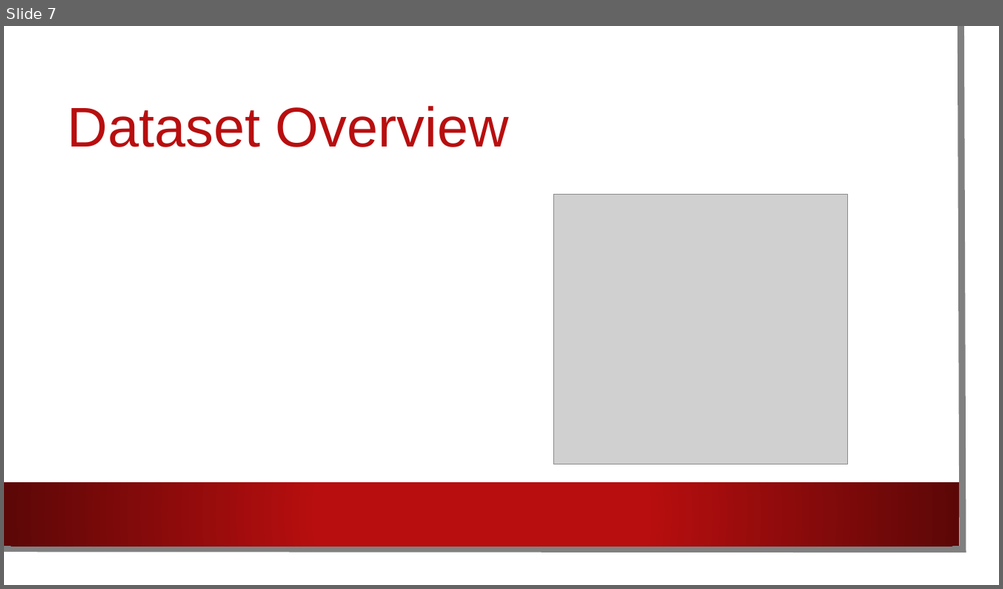
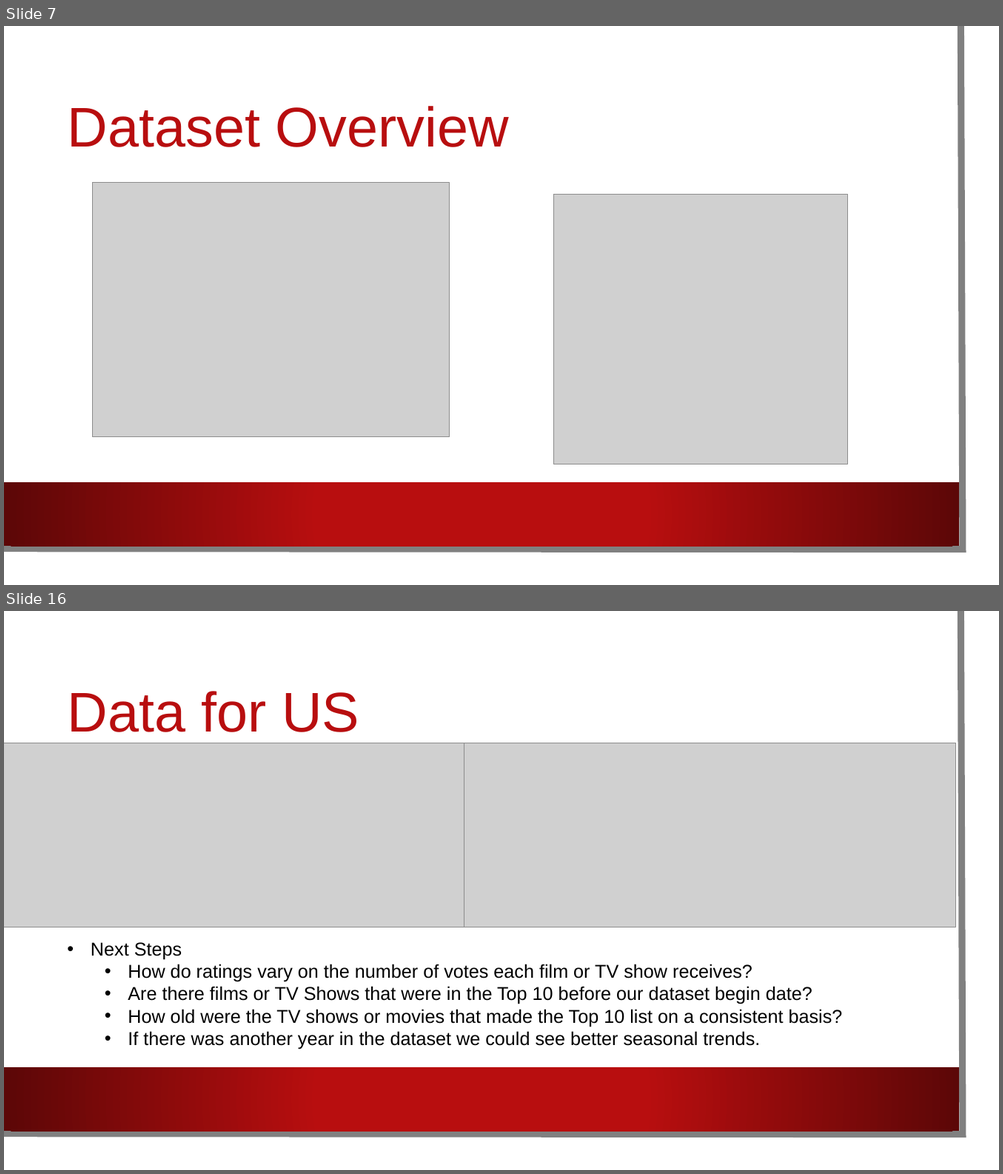
Before and after one commit to EdithLotterman/Project-1-Team-8, a slide deck: Netflix_Comparison.pptx. Shown one above the other, each under a label of ours: slide 7 before the commit, slides 7 and 16 after it; the slides between them are not shown. The pictures are 1003x589 and 1003x1174 pixels, drawn with LibreOffice and Linux fonts; fonts in the diff are those of the drawing; grey boxes stand for pictures; background and template pictures are left out. Boxes give left, top, right and bottom in pixels: in the first picture for what was removed or moved away, otherwise in the second. Text is boxed around its words. In the diff, an @@ line names an element or a change of style, - is before the commit and + after.

```diff
--- a/Netflix_Comparison.pptx
+++ b/Netflix_Comparison.pptx
@@ slide 16 added at (x1=4, y1=611, x2=999, y2=1170), background picture (left out); not listed: 3 template elements that a slide beside it also shows @@
@@ title added at (x1=68, y1=691, x2=359, y2=732), 54 pt, text #B80E0F @@
+Data for US
@@ picture added at (x1=4, y1=743, x2=464, y2=927) @@
@@ picture added at (x1=464, y1=743, x2=956, y2=927) @@
@@ text added at (x1=91, y1=943, x2=842, y2=1050), 18 pt, text #000000 @@
+• Next Steps
+  • How do ratings vary on the number of votes each film or TV show receives?
+  • Are there films or TV Shows that were in the Top 10 before our dataset begin date?
+  • How old were the TV shows or movies that made the Top 10 list on a consistent basis?
+  • If there was another year in the dataset we could see better seasonal trends.
@@ slide 7 changed as well @@
@@ picture added at (x1=92, y1=183, x2=449, y2=438) @@
```
Also in this commit, not shown: 5 other slides changed, 9 other slides added, 6 slides removed, 19 other files.
